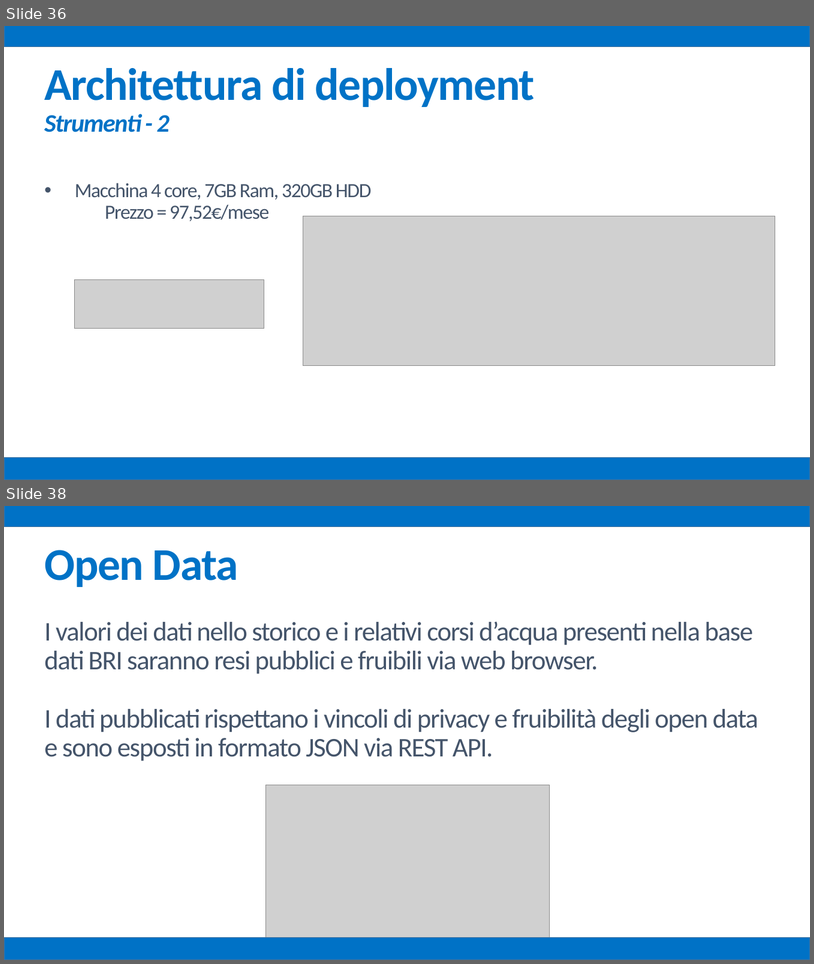
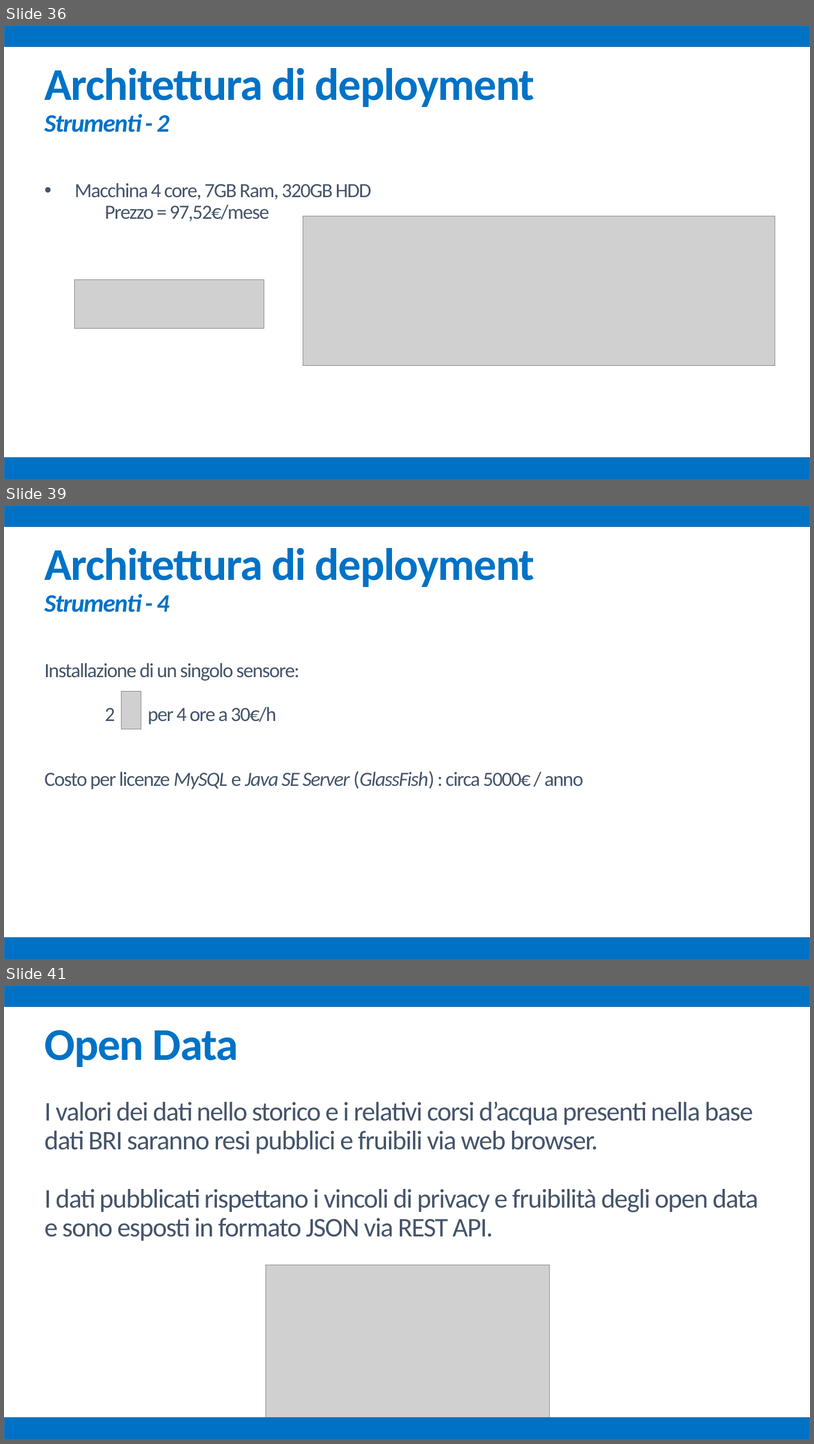
Before and after one commit to mz1991/ProgettoFebbraio2015, a slide deck: Febbraio 2015.pptx. Shown one above the other, each under a label of ours: slides 36 and 38 before the commit, slides 36, 39 and 41 after it; the slides between them are not shown. The pictures are 814x964 and 814x1444 pixels, drawn with LibreOffice and Linux fonts; fonts in the diff are those of the drawing; grey boxes stand for pictures. Boxes give left, top, right and bottom in pixels: in the first picture for what was removed or moved away, otherwise in the second. Text is boxed around its words. In the diff, an @@ line names an element or a change of style, - is before the commit and + after.

```diff
--- a/Febbraio 2015.pptx
+++ b/Febbraio 2015.pptx
@@ slide 39 added at box(4, 506, 810, 960), background #FFFFFF @@
@@ rectangle added at box(4, 506, 810, 527), fill #0072C6, outline #43739E 1 pt @@
@@ text added at box(44, 548, 584, 789), 24 pt, text #44546A @@
+Architettura di deployment
+Strumenti - 4
+Installazione di un singolo sensore:
+2 per 4 ore a 30€/h
+Costo per licenze MySQL e Java SE Server (GlassFish) : circa 5000€ / anno
@@ picture added at box(122, 691, 141, 729) @@
@@ rectangle added at box(4, 937, 810, 960), fill #0072C6, outline #43739E 1 pt @@
@@ what was slide 38 is now slide 41 @@
```
Also in this commit, not shown: 3 slides changed, 2 other slides added.
